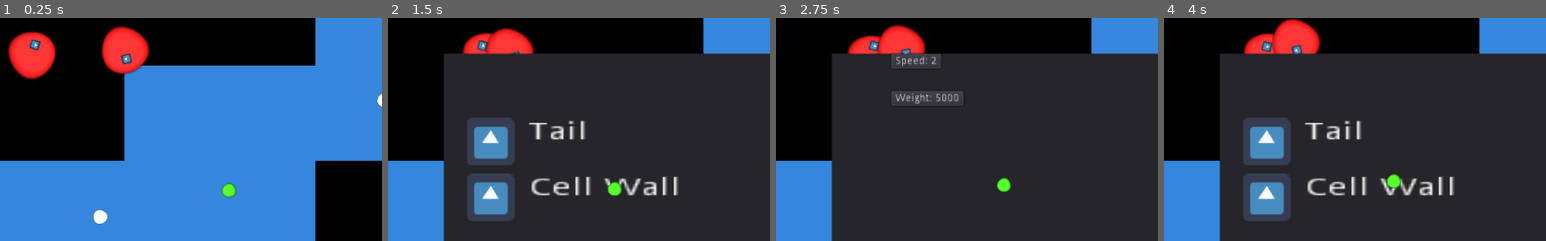
Above: before the commit, frames 1-4 (left to right).
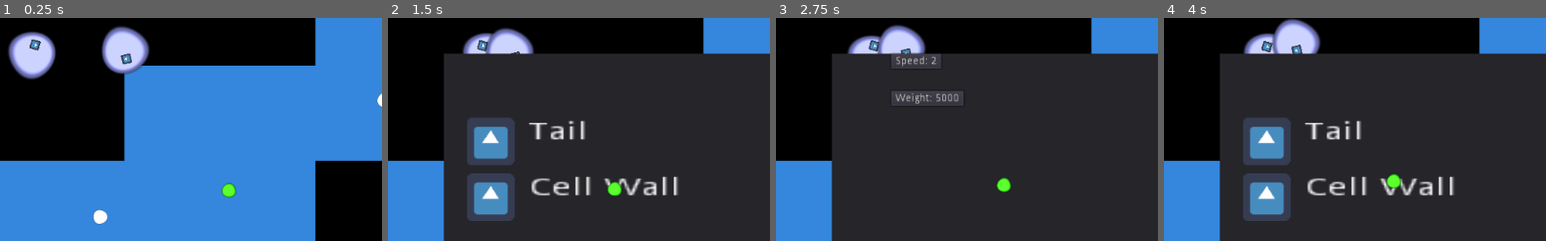
Above: after the commit, the same moments.

Repository: CastleOfArgg/Bio
Game: Godot game, scene res://scenes/Main.tscn
Same seed, same stepped clock (60 frames per second), same inputs: the game is played once before the commit and once after it. The engine's default icon, where the game draws it, is replaced by a stand-in: a white triangle on a blue panel in a dark square.
Inputs (mouse positions are % of the whole screen's width and height, from its top left):
- Up to frame 1 (0.25 s): no input
- Up to frame 2 (1.5 s): move the mouse to (72, 45) at 0.52 s; hold D (move_right) 0.53-1.25 s; click (82, 90) at 1.25 s
- Up to frame 3 (2.75 s): click (76, 84) at 2 s
- Up to frame 4 (4 s): click (82, 84) at 2.75 s; click (16, 28) at 3.52 s
The pictures show only the part of the screen within x 3-53%, y 0-50%; the shares and areas given below are measured in that part.

The runs differ from the first frame. In frame 1, 4.0% of the frame differs, in the area x 2-40%, y 3-28%; in frame 2, 1.6%; in frame 3, 1.8%; in frame 4, 2.1%.

Commit message:
Changed cell color

Diff:
--- a/scenes/Cell.tscn
+++ b/scenes/Cell.tscn
@@ -26,8 +26,8 @@
 [node name="Cell" type="KinematicBody2D"]
 script = ExtResource( 1 )
 is_player = true
-starting_color = Color( 0.898039, 0.105882, 0.105882, 1 )
-color_revert = 0.39
+starting_color = Color( 0.399382, 0.414704, 0.644531, 1 )
+color_revert = 0.3
 
 [node name="CollisionShape2D" type="CollisionShape2D" parent="."]
 position = Vector2( 7.16972, 8.96215 )
